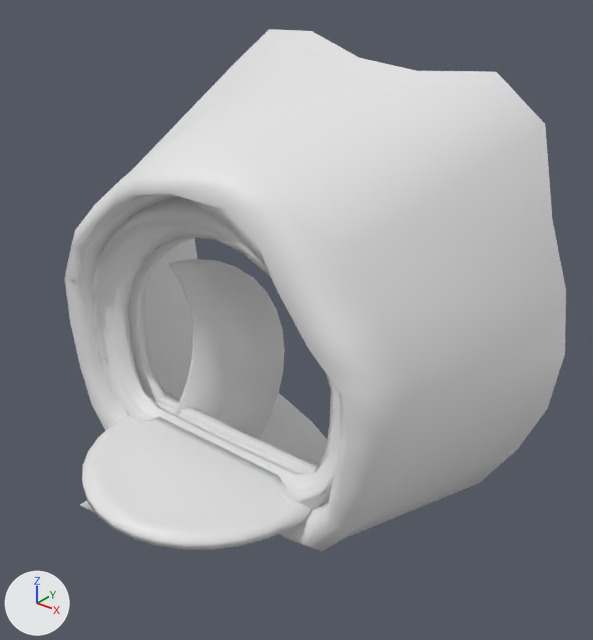
What one commit did to the FBX model Quantum Mirror/Assets/Art/3D/Door_FBX.fbx.
Camera for both pictures: a camera (50 mm lens) standing at (3.33, -3.43, 3.31) and looking at (0.23, 0.44, 0.92). The axes (+X, +Y, +Z) are drawn at lower left. The lights are the same throughout. Where no turn or scale is listed for an object, it has been applied to the vertices.

Names of what the first picture shows: 'AperturePiece', 'Door', 'Hole', 'Platform'.
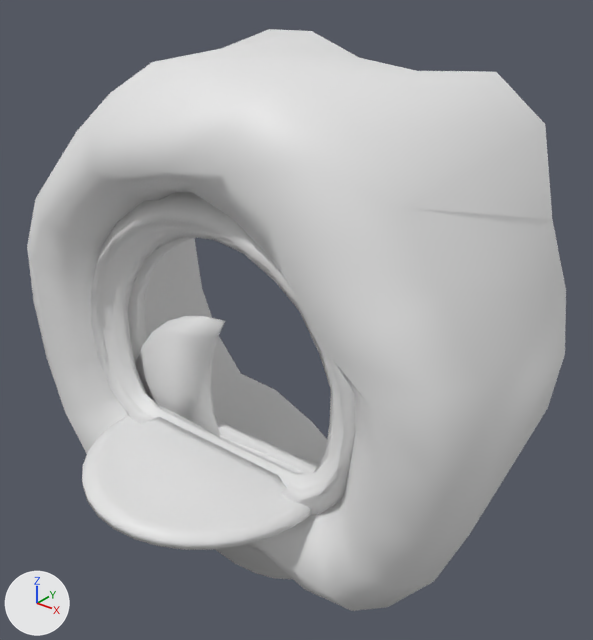
Boxes [x1, y1, x2, y2] around the edits, measured in the pictures (593 x 640 px):
'Hole', reshaped (7% wider, 11% taller)
    before: [64, 29, 566, 551]
    after: [27, 29, 566, 611]
'AperturePiece', moved, turned
    before: [80, 259, 285, 513]
    after: [135, 316, 292, 579]

The edits, one by one:
me_torus_002 is used by ob_hole; location (0.0, 0.0, 0.745).
me_torus_002 had 168 vertices, 144 faces and spanned x -1.72..1.72, y -0.42..1.42, z -1.65..1.87.
me_torus_002 now has 168 vertices, 144 faces and spans x -1.89..1.89, y -0.46..1.42, z -1.65..1.88.
me_torus_002 part 1: 96 of 168 vertices moved; they spanned x -1.4..1.39, y -0.42..-0.02, z -1.13..1.4 and now span x -1.89..1.89, y -0.46..-0.01, z -1.54..1.88; mean shift (0.0, -0.03, 0.0); largest move (0.99, -0.02, -0.98) -> (1.34, -0.01, -1.34).
Object 'AperturePiece' (ob_aperturepiece) moves from (-0.5, 0.0, 0.273) to (0.0, 0.0, 0.0).
Object 'AperturePiece' (ob_aperturepiece) turns from (90, 0, 80) to (90, 0, -180) degrees about x, y and z.
